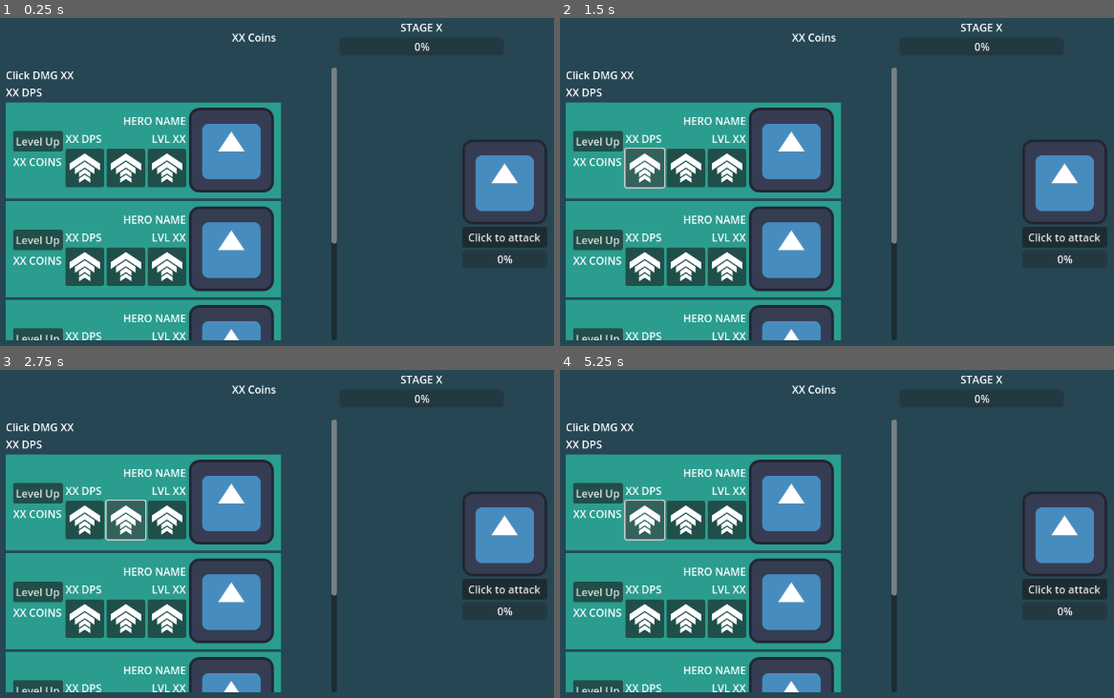
Above: before the commit, frames 1-4 (two rows, left to right).
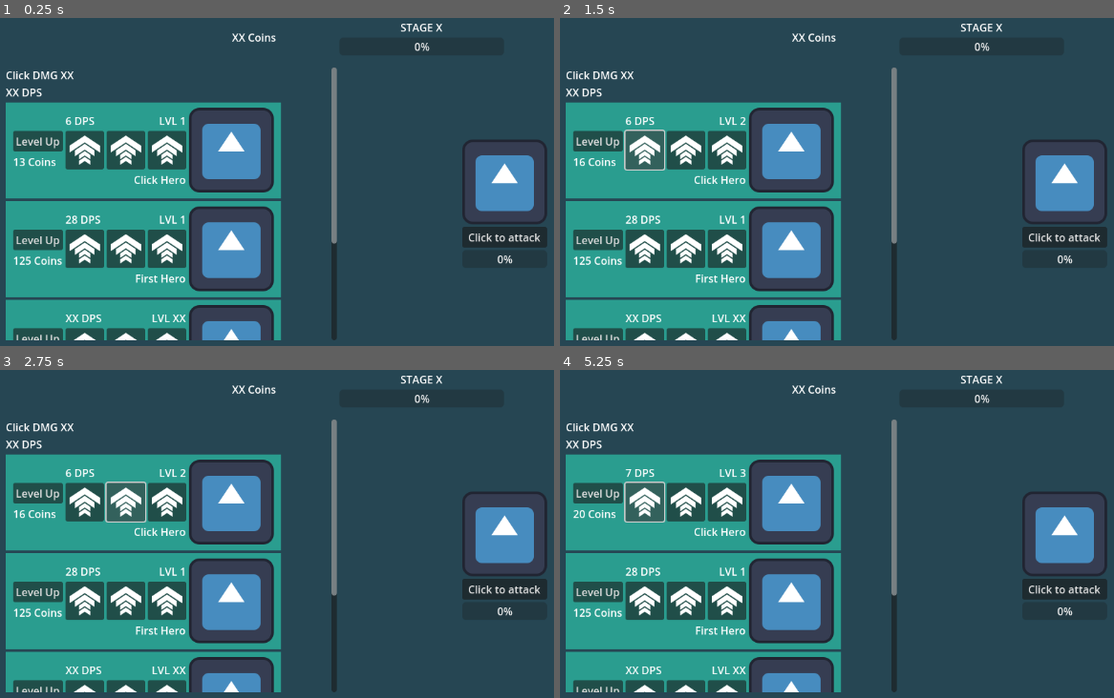
Above: after the commit, the same moments.

Repository: adrianwhatfield/godot-prototypes
Game: Godot game, scene res://Scenes/main.tscn
The game is run twice, just before and just after one commit, with the same random seed, the same clock (stepped at 60 frames per second) and the same inputs. The engine's default icon, where the game draws it, is replaced by a stand-in: a white triangle on a blue panel in a dark square.
Inputs (mouse positions are in pixels of both pictures, inside the frame that each line leads up to):
- Up to frame 1 (0.25 s): no input
- Up to frame 2 (1.5 s): click "Level Up" at 0.5 s; click (643, 168) at 1.27 s
- Up to frame 3 (2.75 s): click (127, 520) at 2.02 s
- Up to frame 4 (5.25 s): click (726, 520) at 2.77 s; click "Click to attack" at 3.5 s; click "Level Up" at 4.25 s; click (643, 520) at 5.02 s

The runs differ from the first frame. In frame 1, 7.9% of the frame differs, in the area x 2-34%, y 30-99%; in frame 2, 8.0%; in frame 3, 8.0%; in frame 4, 8.0%.

Commit message:
[Clicker Clone] Add updating UI

Diff:
--- /dev/null
+++ b/clicker-clone/Resources/click_hero_info.tres
@@ -0,0 +1,11 @@
+[gd_resource type="Resource" script_class="Hero" load_steps=3 format=3 uid="uid://w32vjnhv3x1q"]
+
+[ext_resource type="Script" path="res://Scripts/hero_resource.gd" id="1_3hnl5"]
+[ext_resource type="Texture2D" uid="uid://dehnghmo28g62" path="res://icon.svg" id="1_jcwyd"]
+
+[resource]
+script = ExtResource("1_3hnl5")
+hero_name = "Click Hero"
+base_damage = 5
+icon = ExtResource("1_jcwyd")
+base_cost = 10
--- /dev/null
+++ b/clicker-clone/Resources/first_hero_info.tres
@@ -0,0 +1,11 @@
+[gd_resource type="Resource" script_class="Hero" load_steps=3 format=3 uid="uid://cv143nrifwk88"]
+
+[ext_resource type="Script" path="res://Scripts/hero_resource.gd" id="1_bmghk"]
+[ext_resource type="Texture2D" uid="uid://dehnghmo28g62" path="res://icon.svg" id="1_s2juc"]
+
+[resource]
+script = ExtResource("1_bmghk")
+hero_name = "First Hero"
+base_damage = 25
+icon = ExtResource("1_s2juc")
+base_cost = 100
--- a/clicker-clone/Scenes/hero_base.tscn
+++ b/clicker-clone/Scenes/hero_base.tscn
@@ -1,6 +1,7 @@
-[gd_scene load_steps=3 format=3 uid="uid://dk01n67xcdpcj"]
+[gd_scene load_steps=4 format=3 uid="uid://dk01n67xcdpcj"]
 
 [ext_resource type="Texture2D" uid="uid://b7pako6hauh87" path="res://Assets/upgrade.png" id="1_2x253"]
+[ext_resource type="Script" path="res://Scripts/hero_base.gd" id="1_eilgl"]
 [ext_resource type="Texture2D" uid="uid://dehnghmo28g62" path="res://icon.svg" id="2_fe87v"]
 
 [node name="HeroBase" type="Control"]
@@ -9,6 +10,7 @@
 anchors_preset = 0
 offset_right = 415.0
 offset_bottom = 145.0
+script = ExtResource("1_eilgl")
 
 [node name="ColorRect" type="ColorRect" parent="."]
 layout_mode = 1
@@ -44,12 +46,6 @@
 layout_mode = 2
 alignment = 1
 
-[node name="NameLabel" type="Label" parent="HBoxContainer/InfoContainer"]
-layout_mode = 2
-text = "HERO NAME"
-horizontal_alignment = 2
-vertical_alignment = 1
-
 [node name="DPSLevelContainer" type="HBoxContainer" parent="HBoxContainer/InfoContainer"]
 layout_mode = 2
 
@@ -77,8 +73,16 @@
 layout_mode = 2
 icon = ExtResource("1_2x253")
 
+[node name="NameLabel" type="Label" parent="HBoxContainer/InfoContainer"]
+layout_mode = 2
+text = "HERO NAME"
+horizontal_alignment = 2
+vertical_alignment = 1
+
 [node name="HeroIcon" type="TextureRect" parent="HBoxContainer"]
 layout_mode = 2
 size_flags_vertical = 4
 texture = ExtResource("2_fe87v")
 stretch_mode = 2
+
+[connection signal="pressed" from="HBoxContainer/LevelUpContainer/LvlUpButton" to="." method="_on_lvl_up_button_pressed"]
--- a/clicker-clone/Scenes/main.tscn
+++ b/clicker-clone/Scenes/main.tscn
@@ -1,8 +1,10 @@
-[gd_scene load_steps=4 format=3 uid="uid://bjkm686bj6bco"]
+[gd_scene load_steps=6 format=3 uid="uid://bjkm686bj6bco"]
 
 [ext_resource type="PackedScene" uid="uid://dk01n67xcdpcj" path="res://Scenes/hero_base.tscn" id="1_6dtu4"]
 [ext_resource type="Texture2D" uid="uid://dehnghmo28g62" path="res://icon.svg" id="1_gxp83"]
 [ext_resource type="Script" path="res://Scripts/MainMargin.gd" id="1_oqjsh"]
+[ext_resource type="Script" path="res://Scripts/click_hero.gd" id="3_2nyc2"]
+[ext_resource type="Script" path="res://Scripts/first_hero.gd" id="4_weqc8"]
 
 [node name="Main" type="Control"]
 layout_mode = 3
@@ -86,9 +88,13 @@
 
 [node name="ClickHero" parent="MainMargin/VBoxContainer/ClickablesContainer/ScrollContainer/Upgrades" instance=ExtResource("1_6dtu4")]
 layout_mode = 2
+script = ExtResource("3_2nyc2")
+is_active = true
 
 [node name="FirstHero" parent="MainMargin/VBoxContainer/ClickablesContainer/ScrollContainer/Upgrades" instance=ExtResource("1_6dtu4")]
 layout_mode = 2
+script = ExtResource("4_weqc8")
+is_active = true
 
 [node name="SecondHero" parent="MainMargin/VBoxContainer/ClickablesContainer/ScrollContainer/Upgrades" instance=ExtResource("1_6dtu4")]
 layout_mode = 2
--- /dev/null
+++ b/clicker-clone/Scripts/click_hero.gd
@@ -0,0 +1,21 @@
+extends "res://Scripts/hero_base.gd"
+
+func _ready():
+	hero_info = preload("res://Resources/click_hero_info.tres")
+	if is_active == true:
+		level = 1
+		activate()
+	elif is_active == false:
+		level = 0
+
+func _process(delta):
+	if is_active == true:
+		get_cost()
+		get_damage()
+		update_vars()
+
+		update_ui()
+	elif is_active == false:
+		current_damage = 0
+
+		update_ui()
--- /dev/null
+++ b/clicker-clone/Scripts/first_hero.gd
@@ -0,0 +1,21 @@
+extends "res://Scripts/hero_base.gd"
+
+func _ready():
+	hero_info = preload("res://Resources/first_hero_info.tres")
+	if is_active == true:
+		level = 1
+		activate()
+	elif is_active == false:
+		level = 0
+
+func _process(delta):
+	if is_active == true:
+		get_cost()
+		get_damage()
+		update_vars()
+
+		update_ui()
+	elif is_active == false:
+		current_damage = 0
+
+		update_ui()
--- /dev/null
+++ b/clicker-clone/Scripts/hero_base.gd
@@ -0,0 +1,53 @@
+extends Control
+
+# Nodes
+@onready var cost_label = $HBoxContainer/LevelUpContainer/CostLabel
+@onready var name_label = $HBoxContainer/InfoContainer/NameLabel
+@onready var hero_icon = $HBoxContainer/HeroIcon
+@onready var dps_label = $HBoxContainer/InfoContainer/DPSLevelContainer/DPSLabel
+@onready var lvl_label = $HBoxContainer/InfoContainer/DPSLevelContainer/LvlLabel
+
+# Info
+var hero_info: Hero
+@export var is_active: bool = false
+
+# Stats: lvl, cost, dmg
+var level: int = 0
+var base_cost: int = 1
+var base_damage: int = 1
+
+var current_cost: int
+var current_damage: int
+
+# Multiplers
+var cost_multipler: float = 1.25
+var damage_multipler: float = 1.125
+
+func activate() -> void:
+	level = 1
+	get_cost()
+
+func get_cost() -> void:
+	var float_cost: float = float(base_cost)
+	float_cost = base_cost * cost_multipler ** level
+	current_cost = int(snapped(float_cost, 1))
+
+func get_damage() -> void:
+	var float_damage: float = float(base_damage)
+	float_damage = base_damage * damage_multipler ** level
+	current_damage = int(snapped(float_damage, 1))
+
+func update_vars() -> void:
+	base_cost = hero_info.base_cost
+	base_damage = hero_info.base_damage
+
+func update_ui() -> void:
+	name_label.text = hero_info.hero_name
+	lvl_label.text = "LVL " + str(level)
+	cost_label.text = str(current_cost) + " Coins"
+	dps_label.text = str(current_damage) + " DPS"
+	hero_icon.texture = hero_info.icon
+
+
+func _on_lvl_up_button_pressed():
+	level += 1
--- /dev/null
+++ b/clicker-clone/Scripts/hero_resource.gd
@@ -0,0 +1,7 @@
+extends Resource
+class_name Hero
+
+@export var hero_name: String
+@export var base_damage: int
+@export var icon: Texture
+@export var base_cost: int
